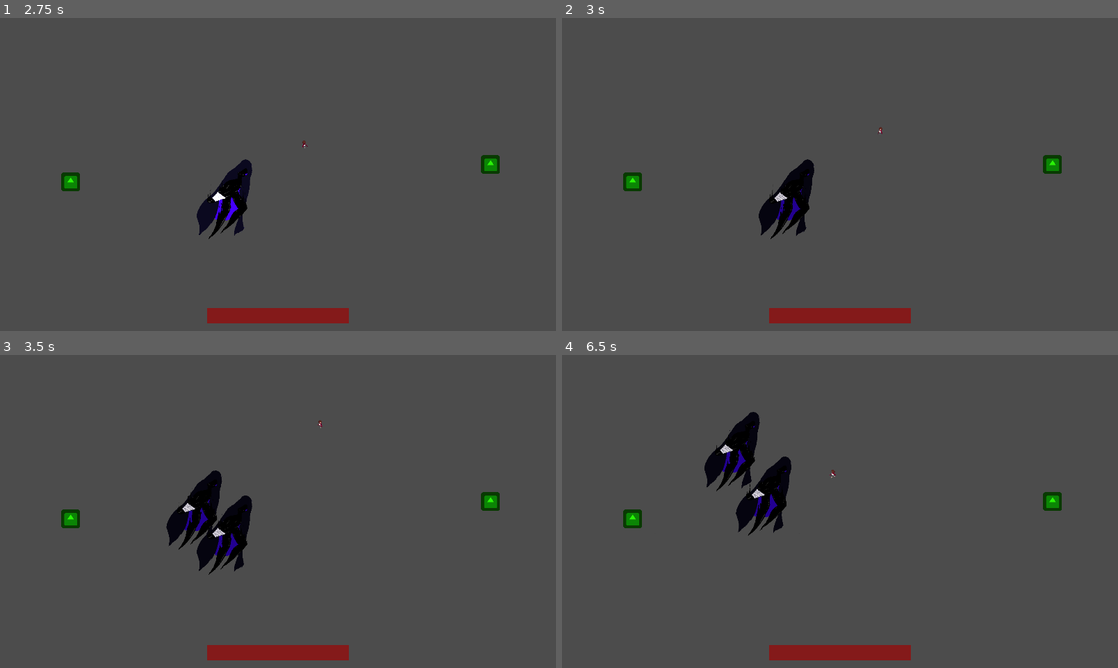
Above: before the commit, frames 1-4 (two rows, left to right).
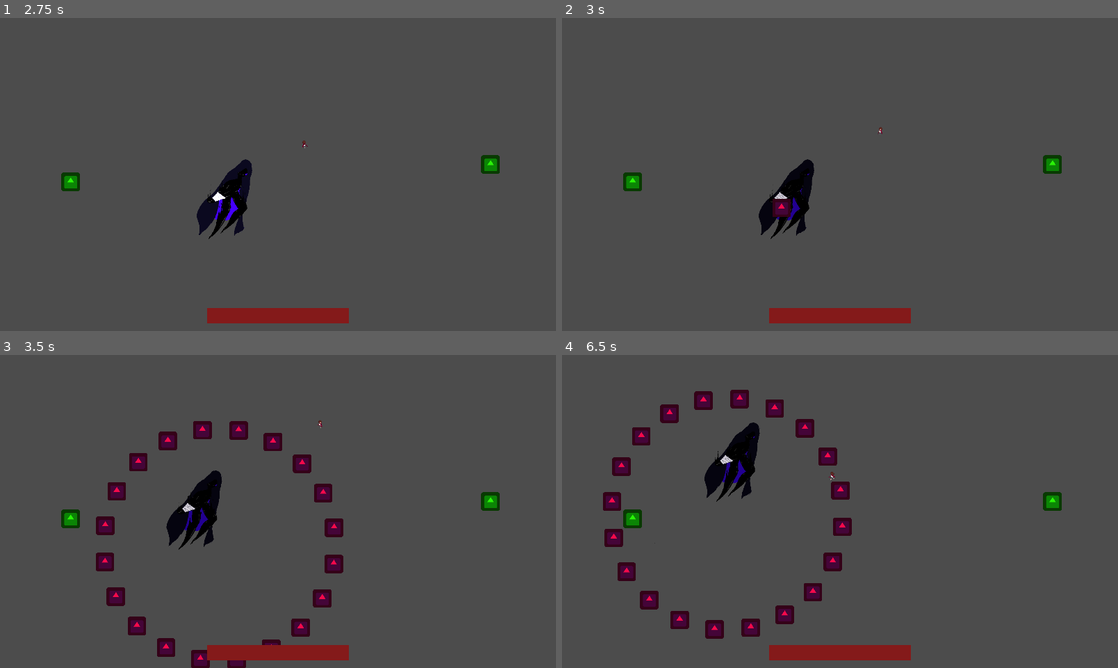
Above: after the commit, the same moments.

Repository: LadyVolk/The-Modern-Triad
Game: Godot game, scene res://Level.tscn
The game is run twice, just before and just after one commit, with the same random seed, the same clock (stepped at 60 frames per second) and the same inputs. The engine's default icon, where the game draws it, is replaced by a stand-in: a white triangle on a blue panel in a dark square.
Inputs (mouse positions are in pixels of both pictures, inside the frame that each line leads up to):
- Up to frame 1 (2.75 s): move the mouse to (400, 158) at 0.52 s; press the mouse at (400, 158) at 0.53 s; hold D (player_right) 0.53-1.28 s; move the mouse to (166, 190) at 1.27 s; release the mouse at (166, 190) at 1.28 s; hold S (player_down) 1.28-2.03 s; right-click (166, 190) at 1.35 s; click (166, 190) at 1.55 s; move the mouse to (333, 105) at 2.02 s; hold D (player_right) from 2.03 s (still down); hold Space (player_dash) from 2.03 s (still down); click (333, 105) at 2.3 s
- Up to frame 2 (3 s): move the mouse to (812, 237) at 2.77 s; release D (player_right) at 2.78 s; release Space (player_dash) at 2.78 s; hold W (player_up) from 2.78 s (still down); click (812, 237) at 2.85 s
- Up to frame 3 (3.5 s): keep holding W (player_up)
- Up to frame 4 (6.5 s): move the mouse to (1006, 558) at 3.52 s; release W (player_up) at 3.53 s; press the mouse at (1006, 558) at 3.53 s; hold A (player_left) 3.53-5.03 s; move the mouse to (673, 464) at 4.27 s; release the mouse at (673, 464) at 4.28 s; right-click (673, 464) at 4.35 s; click (673, 464) at 4.55 s; move the mouse to (867, 511) at 5.02 s; hold S (player_down) 5.03-5.78 s; hold Space (player_dash) 5.03-5.78 s; click (867, 511) at 5.3 s; move the mouse to (756, 433) at 5.77 s; hold D (player_right) from 5.78 s (still down); click (756, 433) at 5.85 s

Frame 1 is identical in both runs. In frame 2, 0.2% of the frame differs, in the area x 35-46%, y 49-71%; in frame 3, 4.9%; in frame 4, 6.2%, in the area x 7-53%, y 11-91%.

Commit message:
added limit to number of depression delusions

Diff:
--- a/game/Bosses/Depression/Depression.gd
+++ b/game/Bosses/Depression/Depression.gd
@@ -11,7 +11,7 @@
 var target_destination
 var speed = 300
 var invincible = false
-var boss_state = 3
+var boss_state = 1
 var player = null
 var is_delusion = false
 
@@ -42,10 +42,16 @@
 							Vector2(cos(initial_angle), sin(initial_angle)))
 			initial_angle += angle_each_ball
 
-
-
 	elif boss_state == 3:
-		pass
+		var direction = player.global_position - global_position
+		var number_shoots = 5
+		var shoot_spread = PI/4
+		var angle_each_ball = shoot_spread/ (number_shoots - 1)
+		var initial_angle = direction.angle() - shoot_spread/2
+		for i in number_shoots:
+			emit_signal("depression_shoot", global_position,
+							Vector2(cos(initial_angle), sin(initial_angle)))
+			initial_angle += angle_each_ball
 
 
 func _physics_process(delta):
--- a/game/Level.gd
+++ b/game/Level.gd
@@ -9,6 +9,8 @@
 onready var player = $Player
 onready var timer = $SpeedBoostTimer
 onready var boss = $Depression
+
+var max_delusions = 3
 
 enum REGION {left, right}
 
@@ -130,6 +132,9 @@
 
 
 func create_delusion_boss(position):
+	if $Delusions.get_child_count() >= max_delusions:
+		return
+
 	var boss_instance = DELUSION_BOSS.instance()
 
 	$Delusions.add_child(boss_instance)
